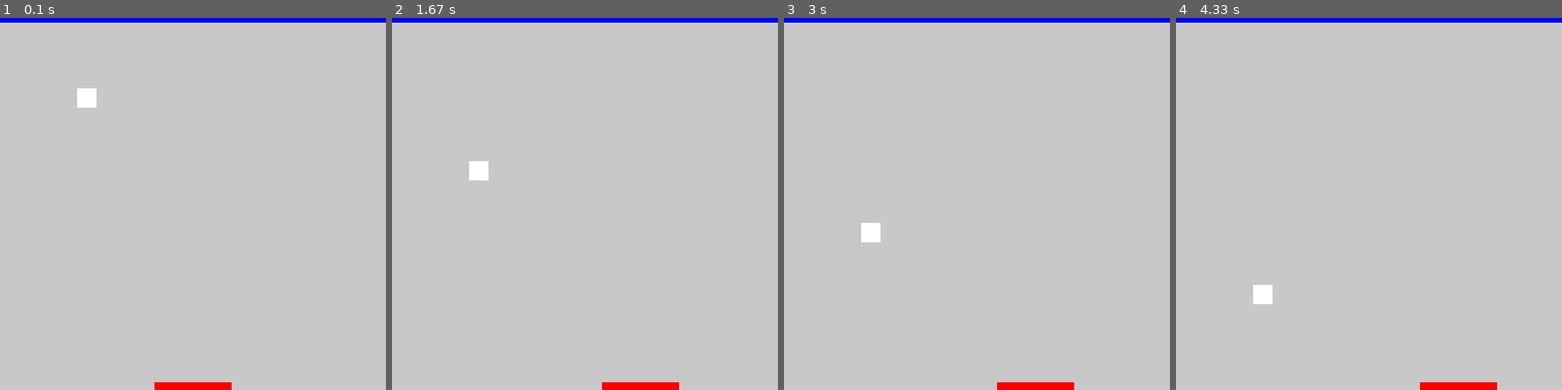
Above: before the commit, frames 1-4 (left to right).
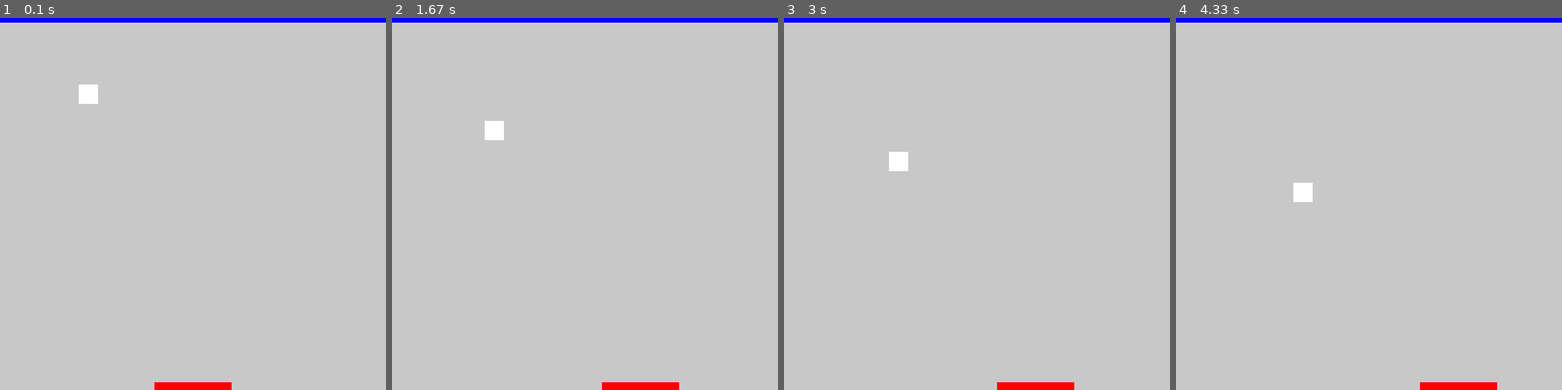
Above: after the commit, the same moments.

Repository: jreich02/PythonIntro
Game: pygame game, started from pygameIntro.py
Two runs of this game, one before a commit and one after it. Both use one fixed random seed, a clock stepped at 60 frames per second and the inputs below.
Inputs:
- Up to frame 1 (0.1 s): no input
- Up to frame 2 (1.67 s): hold Right 0.33-0.8 s; hold Right 0.83-1.3 s; hold Left from 1.33 s (still down)
- Up to frame 3 (3 s): release Left at 1.87 s; hold Left 1.9-2.3 s; hold Right 2.33-2.97 s
- Up to frame 4 (4.33 s): hold Left 3-3.47 s; hold Right 3.5-3.97 s; hold Right from 4 s (still down)

The runs differ from the first frame. In frame 1, 0.1% of the frame differs, in the area x 20-26%, y 17-25%; in frame 2, 0.5%, in the area x 20-29%, y 27-44%; in frame 3, 0.5%; in frame 4, 0.5%.

Commit message:
Add files via upload

Diff:
--- a/pygameIntro.py
+++ b/pygameIntro.py
@@ -8,22 +8,6 @@
 pygame.display.set_caption("Pong-Game")
 surface = pygame.display.set_mode(SCREEN_SIZE)
 
-#Text Settings
-# color
-green = (0, 255, 0)
-blue = (0, 0, 255)
-
-# font
-font = pygame.font.Font('Freesansbold.ttf', 32)
-
-# text
-text = font.render('Game Over', True, green, blue)
-
-# Creates rect obj for the text surface obj
-textRect = text.get_rect()
-
-textRect.center = (SCREEN_WIDTH // 2, SCREEN_HEIGHT // 2)
-
 
 # Color of my window
 screenColor = (200, 200, 200)
@@ -31,10 +15,10 @@
 # pong - rectangle vars
 pongColor = (255, 255, 255)
 pongSize = pongWidth, pongHeight = 25, 25
-pongPos = rectX, rectY = 100, 100
-pongSpeed = 1
+pongPos = pongX, pongY = 100, 100
+pongSpeed = pongXspeed, pongYspeed = 0.2, 0.5
 
-gamePong = pygame.Rect(rectX, rectY, pongWidth, pongHeight)
+gamePong = pygame.Rect(pongX, pongY, pongWidth, pongHeight)
 
 # ceiling object - rectangle vars
 ceilingColor = (0, 0, 255)
@@ -64,8 +48,8 @@
         #gameRect.move_ip(0,rectSpeed)
 
 #move pong
-def move_pong(gamePong):
-    gamePong.move_ip(0, pongSpeed)
+def move_pong(gamePong, pongX, pongY):
+    gamePong.update(pongX, pongY, pongWidth, pongHeight)
 
 
 # Game loop
@@ -77,20 +61,20 @@
     # Allow player to move
     move_rect(gameRect)
     # Allow pong to move
-    move_pong(gamePong)
+    pongX+=pongXspeed
+    pongY+=pongYspeed
+    move_pong(gamePong, pongX, pongY)
 
     #Collision - if pong collides with player rect
     collidePlayer = pygame.Rect.colliderect(gameRect, gamePong)
     if collidePlayer:
-        pongSpeed *=-1
+        pongYspeed *= -1
 
     #Collision - if pong collides with display ceiling
     collideCeiling = pygame.Rect.colliderect(gameCeiling, gamePong)
     if collideCeiling:
-        pongSpeed *= -1
+        pongYspeed*=-1
 
-    # Text Display
-    surface.blit(text, textRect)
     #restrict - rect to display
     gameRect.clamp_ip(surface.get_rect())
 
